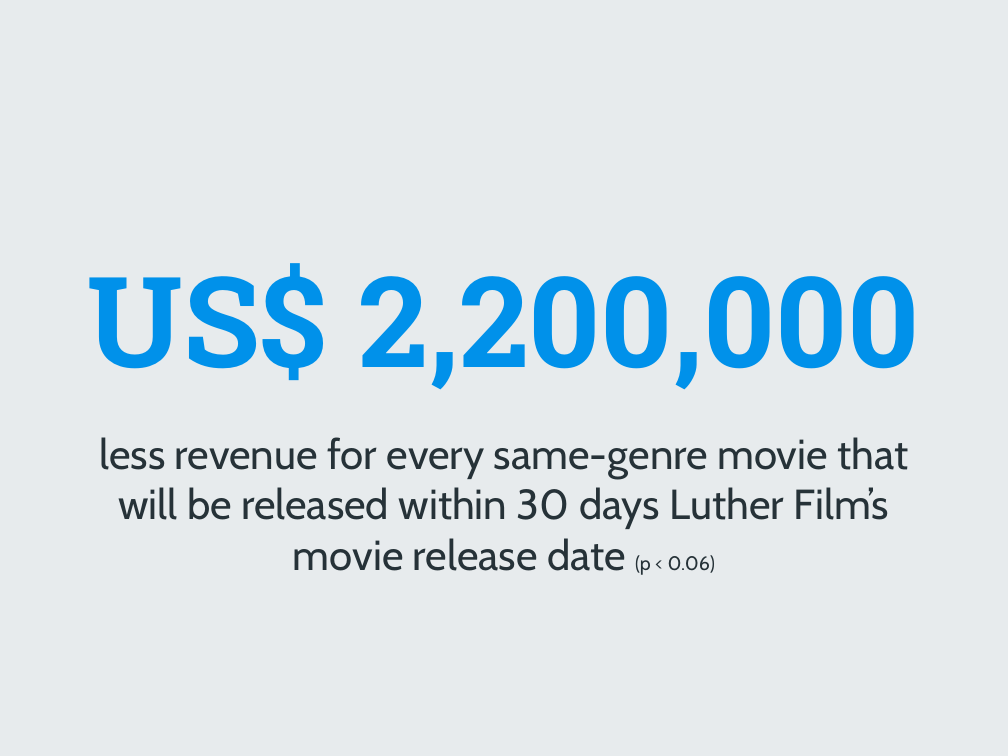
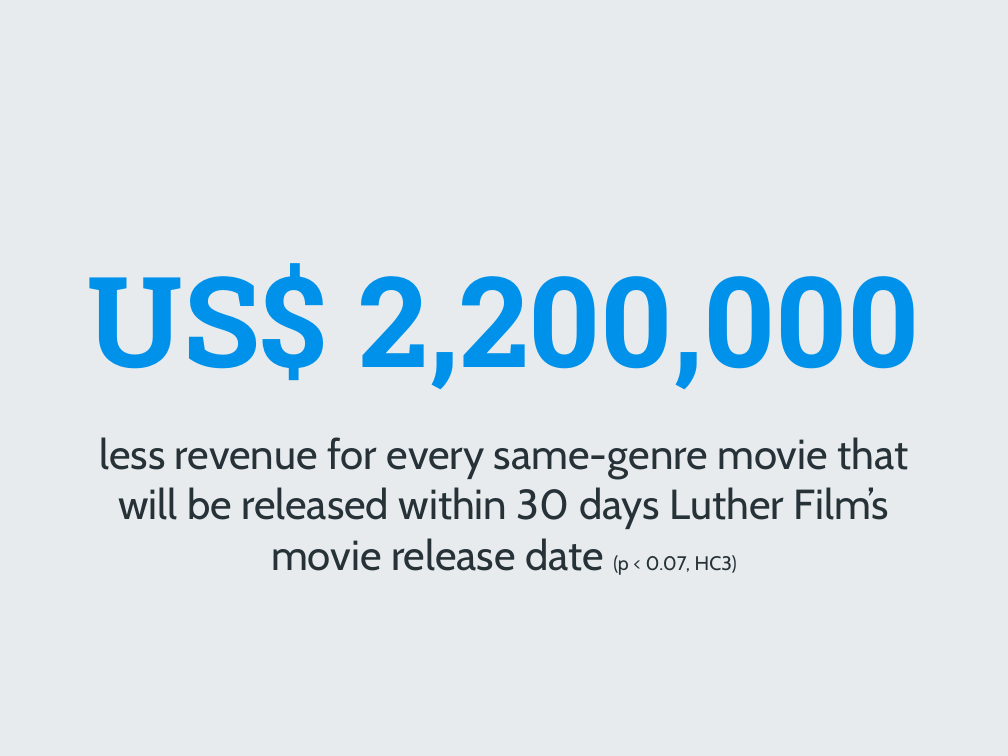
Before and after one commit to kcsph/Project-Luther, a slide deck: slide 8 of [Metis] Project Luther.pptx. Drawn at 1008x756 pixels with LibreOffice and Linux fonts; fonts in the diff are those of the drawing; background and template pictures are left out. Boxes give left, top, right and bottom in pixels: in the first picture for what was removed or moved away, otherwise in the second. Text is boxed around its words. In the diff, an @@ line names an element or a change of style, - is before the commit and + after.

```diff
--- a/[Metis] Project Luther.pptx
+++ b/[Metis] Project Luther.pptx
@@ subtitle at (99,437,908,575): text changed @@
-less revenue for every same-genre movie that will be released within 30 days Luther Film’s movie release date (p < 0.06)
+less revenue for every same-genre movie that will be released within 30 days Luther Film’s movie release date (p < 0.07, HC3)
```
Also in this commit, not shown: 1 other slide changed, 3 other files.
